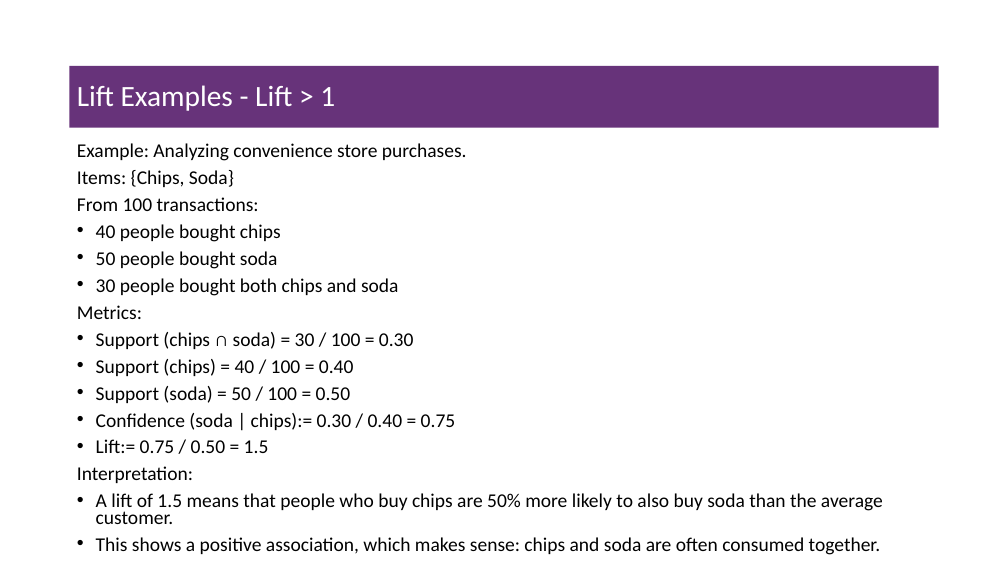
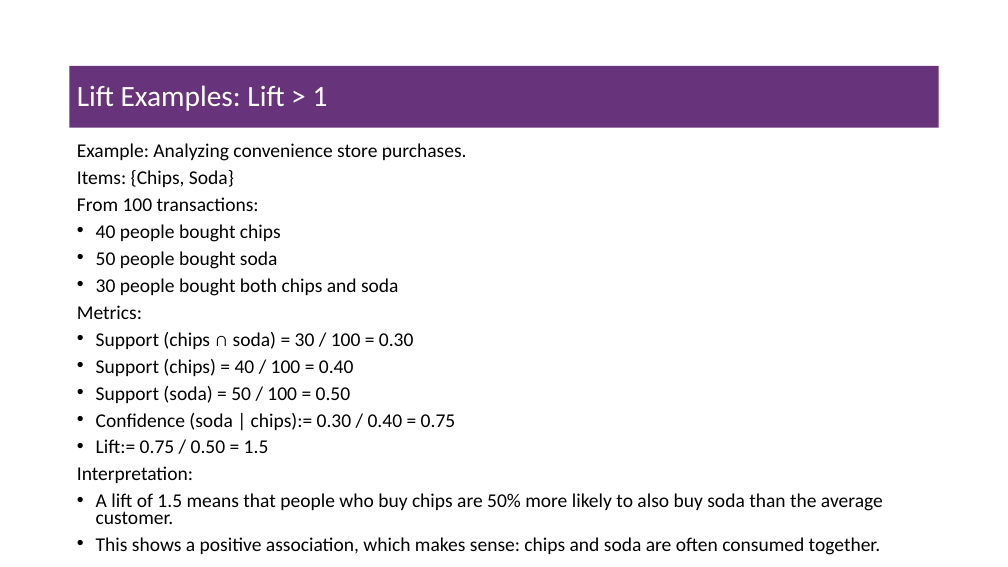
Before and after one commit to msfasha/307304-Data-Mining, a slide deck: slide 13 of 20242/Part 4-Associatin Rules Mining/beta/4-1-association_rules_mining.pptx (slide 12 before the commit). Drawn at 1008x567 pixels with LibreOffice and Linux fonts; fonts in the diff are those of the drawing; background and template pictures are left out. Boxes give left, top, right and bottom in pixels: in the first picture for what was removed or moved away, otherwise in the second. Text is boxed around its words. In the diff, an @@ line names an element or a change of style, - is before the commit and + after.

```diff
--- a/20242/Part 4-Associatin Rules Mining/beta/4-1-association_rules_mining.pptx
+++ b/20242/Part 4-Associatin Rules Mining/beta/4-1-association_rules_mining.pptx
@@ title at [77,85,328,111]: text changed @@
-Lift Examples - Lift > 1
+Lift Examples: Lift > 1
```
Also in this commit, not shown: 3 other slides changed, 1 slide added.
